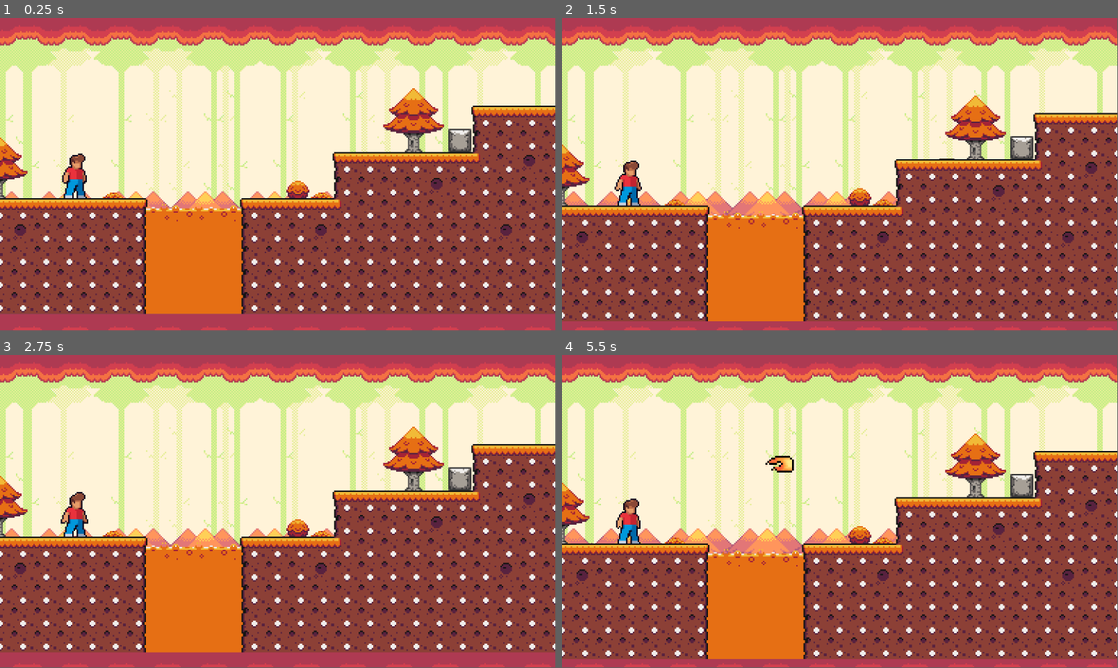
Above: before the commit, frames 1-4 (two rows, left to right).
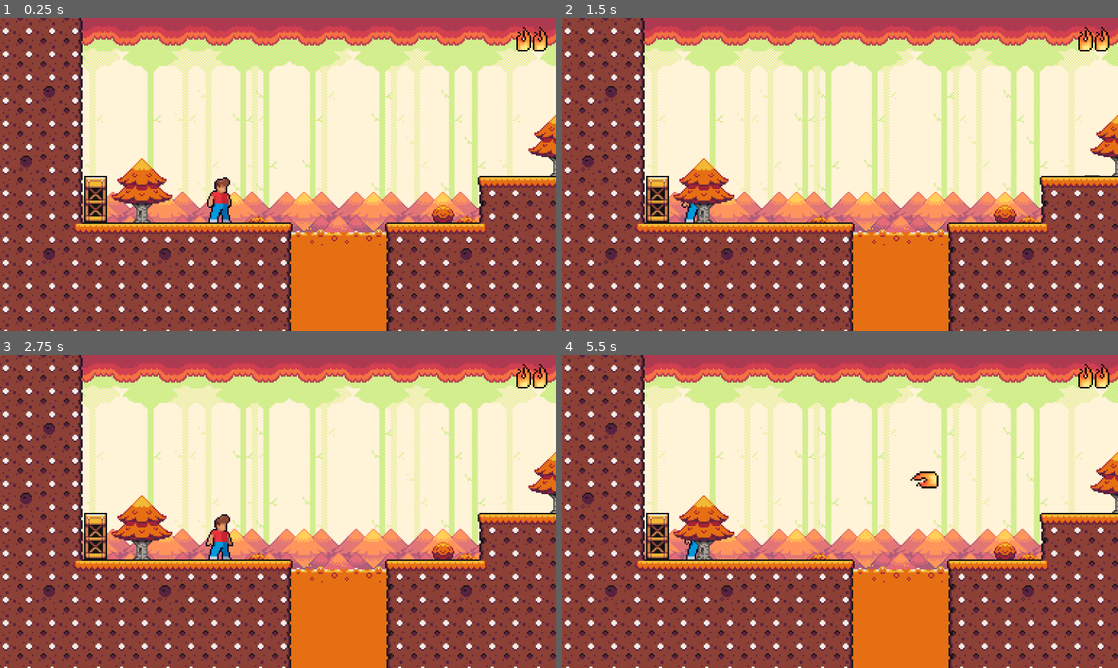
Above: after the commit, the same moments.

Repository: levi-wj/CSE310-group
Game: Godot game, scene res://Fall_Level.tscn
Same seed, same stepped clock (60 frames per second), same inputs: the game is played once before the commit and once after it.
Inputs:
- Up to frame 1 (0.25 s): no input
- Up to frame 2 (1.5 s): tap Enter (ui_accept) at 0.5, 0.77 s; hold Right (bullet_right) from 0.53 s (still down)
- Up to frame 3 (2.75 s): tap Enter (ui_accept) at 1.52 s; release Right (bullet_right) at 2.03 s; hold Left (bullet_left) from 2.03 s (still down)
- Up to frame 4 (5.5 s): release Left (bullet_left) at 2.78 s; hold Right (bullet_right) 2.78-4.28 s; tap Enter (ui_accept) at 3.02, 3.77, 4.52 s; hold Left (bullet_left) 4.28-5.03 s; hold Right (bullet_right) from 5.03 s (still down)
In our replay, the window is 799x449 before the commit and 800x450 after it. These sizes can differ from the game's own. Grey fills any space a smaller window leaves; there, only what the larger window draws over its background counts as a difference.

The runs differ from the first frame. In frame 1, 63% of the frame differs, in the area x 0-100%, y 0-100%; in frame 2, 61%; in frame 3, 62%; in frame 4, 61%.

Commit message:
Added fireballs left UI indicator

Diff:
--- a/CharacterBody2D.gd
+++ b/CharacterBody2D.gd
@@ -1,5 +1,6 @@
 extends CharacterBody2D
 
+signal bullets_left_changed(amt)
 
 @export var SPEED = 300.0
 @export var JUMP_VELOCITY = -400.0
@@ -19,6 +20,7 @@
 @onready var fireball = preload("res://fireball.tscn")
 @onready var camera = $Camera2D
 
+
 func _ready():
 	_update_camera()
 
@@ -28,6 +30,12 @@
 	camera.limit_right = CAMERA_RIGHT_LIMIT
 	camera.limit_bottom = CAMERA_BOTTOM_LIMIT
 
+func set_bullets_left(amt):
+	if bullets_left != amt:
+		bullets_left = amt
+		bullets_left_changed.emit(bullets_left)
+
+
 func _physics_process(delta):
 	var onfloor = is_on_floor()
 
@@ -36,25 +44,22 @@
 		velocity.y += gravity * delta
 		_animated_sprite.play("jump")
 	else:
-		bullets_left = MAX_BULLETS
+		set_bullets_left(MAX_BULLETS)
 
 	# Handle bullets
 	if bullets_left > 0:
 		if Input.is_action_just_pressed("bullet_down"):
 			velocity.y += (BULLET_KNOCKBACK * -1) - (velocity.y)
-			bullets_left -= 1
 			shoot(90)
 		elif Input.is_action_just_pressed("bullet_up"):
 			velocity.y += BULLET_KNOCKBACK
-			bullets_left -= 1
 			shoot(270)
 		elif Input.is_action_just_pressed("bullet_left"):
 			x_knockback = BULLET_KNOCKBACK
-			bullets_left -= 1
 			shoot(180)
 		elif Input.is_action_just_pressed("bullet_right"):
 			x_knockback = BULLET_KNOCKBACK * -1
-			bullets_left -= 1
+
 			shoot(0)
 
 	# Handle Jump.
@@ -76,12 +81,13 @@
 		if onfloor:
 			_animated_sprite.play("idle")
 
-	x_knockback = lerpf(x_knockback, 0, .3)
+	x_knockback = lerpf(x_knockback, 0, .12)
 
 	move_and_slide()
 
 func shoot(direction):
 	var fireball_instance = fireball.instantiate()
 	get_tree().get_root().add_child(fireball_instance)
+	set_bullets_left(bullets_left - 1)
 	fireball_instance.transform.origin = transform.origin
 	fireball_instance.rotation = deg_to_rad(direction)
--- a/Fall_Level.tscn
+++ b/Fall_Level.tscn
@@ -1,12 +1,13 @@
-[gd_scene load_steps=6 format=3 uid="uid://dmumlnssj6p7g"]
+[gd_scene load_steps=7 format=3 uid="uid://dmumlnssj6p7g"]
 
 [ext_resource type="PackedScene" uid="uid://wm4bk2rbs87w" path="res://tile_map.tscn" id="1_hloak"]
 [ext_resource type="Texture2D" uid="uid://mi1dsw1mrb25" path="res://sprites/bg/FallBG.png" id="4_5lqsc"]
 [ext_resource type="PackedScene" uid="uid://by7lyy60j2myw" path="res://character.tscn" id="5_bccrw"]
 [ext_resource type="Texture2D" uid="uid://d055t5nxldugj" path="res://sprites/bg/FallHugeTree.png" id="5_kg7bn"]
 [ext_resource type="Texture2D" uid="uid://dboyyrn7s8x57" path="res://sprites/bg/FallTallTree.png" id="6_3btx1"]
+[ext_resource type="PackedScene" uid="uid://cj762gt4yv1h" path="res://bullets_left_ui.tscn" id="6_n7gnb"]
 
-[node name="Spring_Level2" type="Node2D"]
+[node name="Fall_Level" type="Node2D"]
 metadata/_edit_horizontal_guides_ = []
 
 [node name="TileMap" parent="." instance=ExtResource("1_hloak")]
@@ -23,6 +24,12 @@
 
 [node name="CanvasLayer" type="CanvasLayer" parent="."]
 
+[node name="bullets_left_ui" parent="CanvasLayer" instance=ExtResource("6_n7gnb")]
+offset_left = 18.0
+offset_top = 19.0
+offset_right = 318.0
+offset_bottom = 69.0
+
 [node name="ParallaxBackground" type="ParallaxBackground" parent="CanvasLayer"]
 
 [node name="BG" type="ParallaxLayer" parent="CanvasLayer/ParallaxBackground"]
@@ -62,3 +69,6 @@
 
 [node name="CharacterBody2D" parent="." instance=ExtResource("5_bccrw")]
 position = Vector2(-48, 37)
+BULLET_KNOCKBACK = 300
+CAMERA_LEFT_LIMIT = -200
+CAMERA_BOTTOM_LIMIT = 130
--- /dev/null
+++ b/bullets_left_ui.gd
@@ -0,0 +1,20 @@
+extends MarginContainer
+
+@onready var hbox = $HBoxContainer;
+@onready var playergroup = get_tree().get_nodes_in_group("Player")
+@onready var fireball = preload("res://fireball_ui.tscn")
+
+# Called when the node enters the scene tree for the first time.
+func _ready():
+	if playergroup:
+		playergroup[0].bullets_left_changed.connect(_on_bullets_left_changed)
+	else:
+		print("Could not find player in scene!")
+
+func _on_bullets_left_changed(amt):
+	var children = hbox.get_children()
+	for c in children:
+		hbox.remove_child(c)
+	for i in amt:
+		var instance = fireball.instantiate()
+		hbox.add_child(instance)
--- /dev/null
+++ b/bullets_left_ui.tscn
@@ -0,0 +1,21 @@
+[gd_scene load_steps=3 format=3 uid="uid://cj762gt4yv1h"]
+
+[ext_resource type="Script" path="res://bullets_left_ui.gd" id="1_yxaue"]
+[ext_resource type="PackedScene" uid="uid://rkwc8u8sdtjy" path="res://fireball_ui.tscn" id="2_484mw"]
+
+[node name="bullets_left_ui" type="MarginContainer"]
+z_index = 100
+layout_direction = 3
+offset_left = 25.0
+offset_top = 20.0
+offset_right = 40.0
+offset_bottom = 40.0
+size_flags_vertical = 0
+script = ExtResource("1_yxaue")
+
+[node name="HBoxContainer" type="HBoxContainer" parent="."]
+custom_minimum_size = Vector2(300, 0)
+layout_mode = 2
+
+[node name="TextureRect" parent="HBoxContainer" instance=ExtResource("2_484mw")]
+layout_mode = 2
--- /dev/null
+++ b/fireball_ui.tscn
@@ -0,0 +1,7 @@
+[gd_scene load_steps=2 format=3 uid="uid://rkwc8u8sdtjy"]
+
+[ext_resource type="Texture2D" uid="uid://cu8wl6txg1ogg" path="res://sprites/character/fireball.png" id="1_wbnk4"]
+
+[node name="TextureRect" type="TextureRect"]
+custom_minimum_size = Vector2(30, 50)
+texture = ExtResource("1_wbnk4")
--- a/project.godot
+++ b/project.godot
@@ -14,6 +14,10 @@
 run/main_scene="res://Fall_Level.tscn"
 config/features=PackedStringArray("4.1", "Forward Plus")
 config/icon="res://icon.svg"
+
+[display]
+
+window/stretch/mode="viewport"
 
 [input]
 
Not shown: 1 places in Fall_Level.tscn that only renumber resources
Not shown: 1 places in Spring_Level.tscn that only renumber resources
